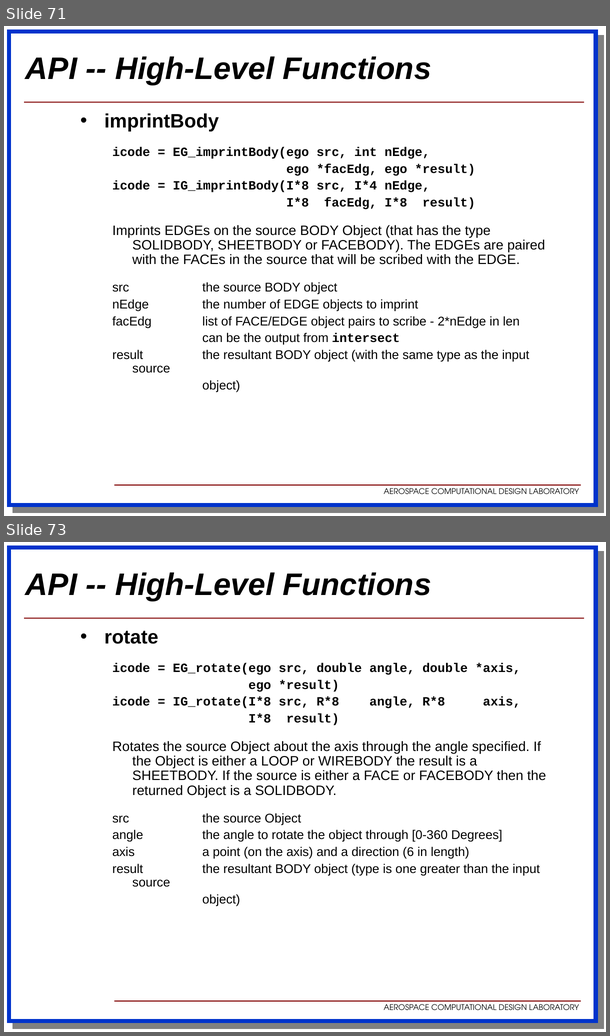
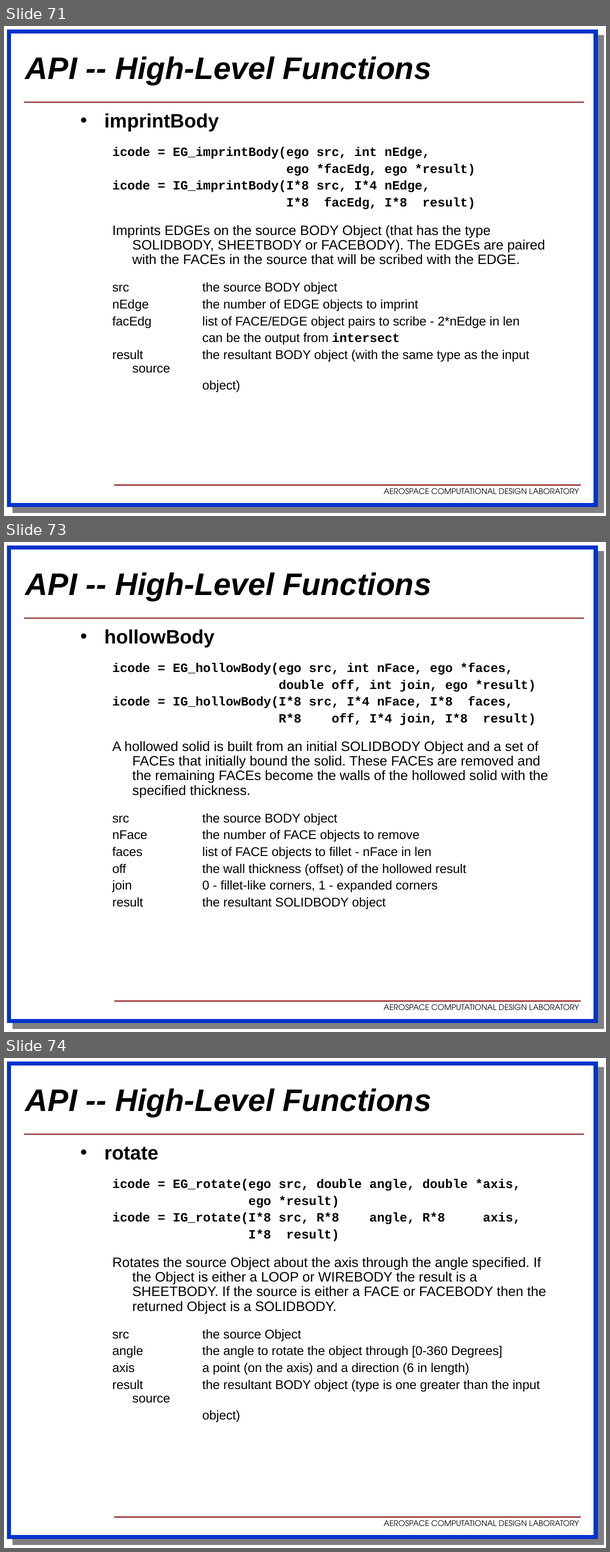
Before and after one commit to OpenMDAO/EGADS, a slide deck: docs/egads.ppt. Shown one above the other, each under a label of ours: slides 71 and 73 before the commit, slides 71, 73 and 74 after it; the slides between them are not shown. The pictures are 610x1036 and 610x1552 pixels, drawn with LibreOffice and Linux fonts; fonts in the diff are those of the drawing; background and template pictures are left out. Boxes give left, top, right and bottom in pixels: in the first picture for what was removed or moved away, otherwise in the second. Text is boxed around its words. In the diff, an @@ line names an element or a change of style, - is before the commit and + after.

```diff
--- a/docs/egads.ppt
+++ b/docs/egads.ppt
@@ slide 73 added at <box>4,542,606,1032</box>, background #FFFFFF; not listed: 4 template elements that a slide beside it also shows @@
@@ title added at <box>26,572,432,600</box>, 32 pt, text #000000, bold, italic @@
+API -- High-Level Functions
@@ text added at <box>104,629,548,910</box>, 13 pt, text #000000 @@
+• hollowBody
+  icode = EG_hollowBody(ego src, int nFace, ego *faces,
+  double off, int join, ego *result)
+  icode = IG_hollowBody(I*8 src, I*4 nFace, I*8 faces,
+  R*8 off, I*4 join, I*8 result)
+  A hollowed solid is built from an initial SOLIDBODY Object and a set of FACEs that initially bound the solid. These FACEs are removed and the remaining FACEs become the walls of the hollowed solid with the specified thickness.
+  src the source BODY object
+  nFace the number of FACE objects to remove
+  faces list of FACE objects to fillet - nFace in len
+  off the wall thickness (offset) of the hollowed result
+  join 0 - fillet-like corners, 1 - expanded corners
+  result the resultant SOLIDBODY object
@@ what was slide 73 is now slide 74 @@
```
Also in this commit, not shown: 8 slides changed, 1 other slide added, 18 other files.
